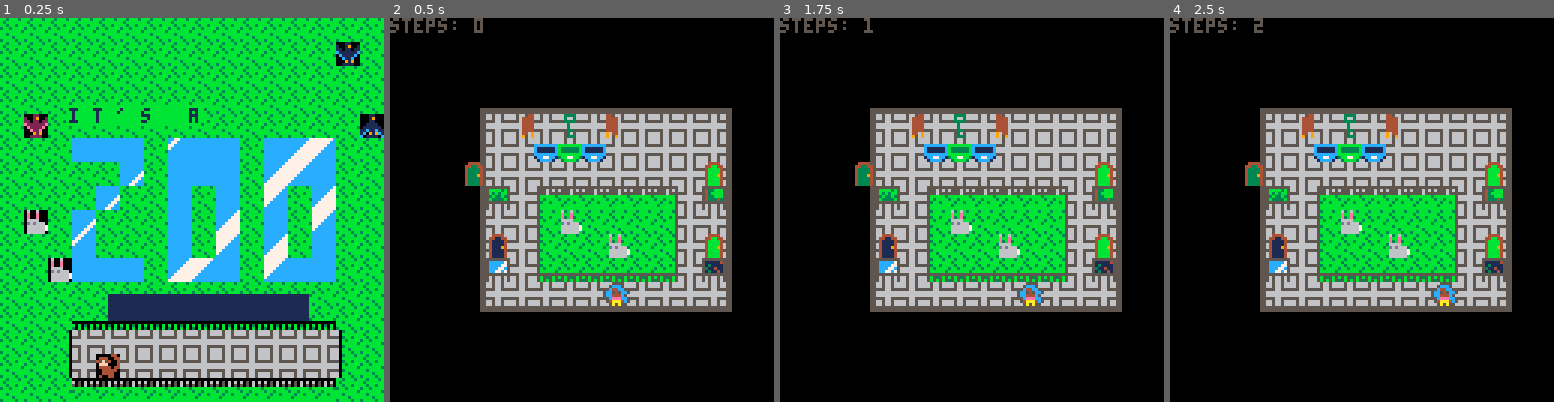
Above: before the commit, frames 1-4 (left to right).
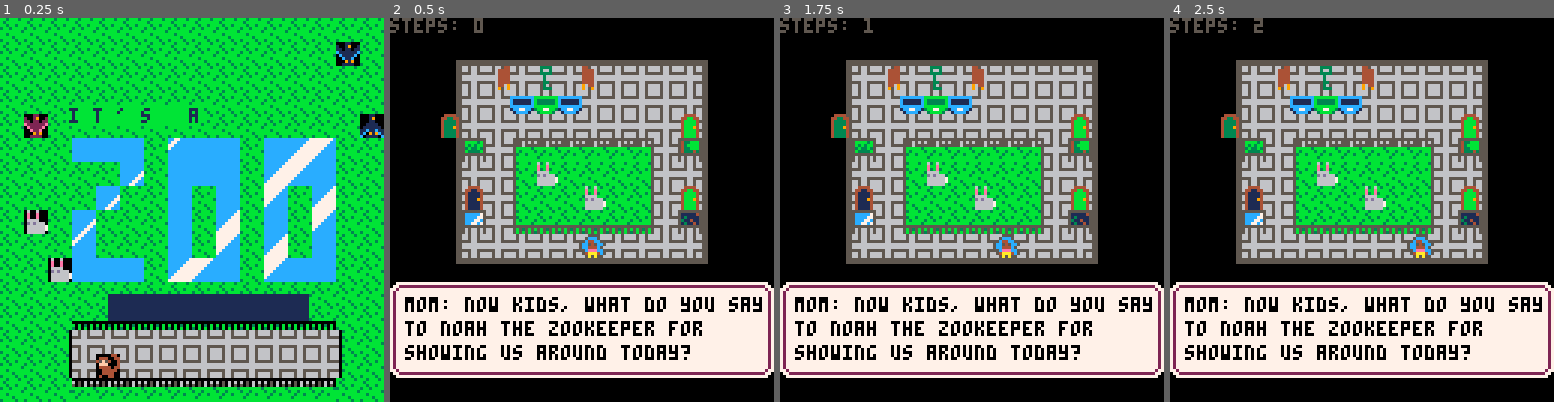
Above: after the commit, the same moments.

Repository: avalkyrie/zoo-game
Game: PICO-8 cartridge zoo.p8
The game is run twice, just before and just after one commit, with the same random seed, the same clock (stepped at 60 frames per second) and the same inputs.
Inputs:
- Up to frame 1 (0.25 s): no input
- Up to frame 2 (0.5 s): tap X (X key) at 0.33 s
- Up to frame 3 (1.75 s): tap O (Z key) at 0.7, 1.7 s; tap X (X key) at 1.07 s; hold Right from 1.6 s (still down)
- Up to frame 4 (2.5 s): tap X (X key) at 1.85 s; release Right at 2.1 s; tap O (Z key) at 2.1 s; hold Up 2.15-2.42 s; hold Right from 2.47 s (still down)

Frame 1 is identical in both runs. In frame 2, 52% of the frame differs, in the area x 0-100%, y 10-94%; in frame 3, 52%; in frame 4, 52%.

Commit message:
Add dialog boxes (no way currently to cancel/advance them).

Diff:
--- a/zoo.p8
+++ b/zoo.p8
@@ -80,6 +80,171 @@
 	ice = 32,
 }
 
+-- dialog boxes
+dialog = {
+	bcorner = 245,
+	bcornerarrow = 244,
+	bside = 246,
+	btop = 247,
+	corner = 248,
+	side = 249,
+	top = 250,
+}
+
+-- this text is synced with a script to a google doc
+text = {
+"birnam zoo will be closing in\n",
+"in 5 min",
+"finally",
+"closing time. i hope you had a\n",
+"great time at the zoo!",
+"mom: now kids, what do you say\n",
+"to noah the zookeeper for\n",
+"showing us around today?",
+"kids: thank you noah!",
+"no problem, see you next time!",
+"----------------",
+"i thought this day would never\n",
+"end! i can finally go home.",
+"----------------",
+"note on door: noah, can you\n",
+"please lock the office when\n",
+"you're done? had to leave early.\n",
+"sorry! exhibits should be locked\n",
+"already! ~karen",
+"of course. perfect.\n",
+"wait, where are my keys? they\n",
+"were on my belt a second ago...",
+"----------------",
+"mackers has them! you stupid\n",
+"monkey, come back here!",
+"----------------",
+"----------------",
+"the key to the west garden! now\n",
+"if i can find mackers...",
+"----------------",
+"----------------",
+"wait! at least he dropped the\n",
+"rainforest key before he left.",
+"----------------",
+"----------------",
+"the key! guess i can go\n",
+"back or mess around here for\n",
+"a bit...",
+"----------------",
+"oh good! mackers come here!",
+"----------------",
+"oh you little *&%$#!",
+"----------------",
+"----------------",
+"----------------",
+"mackers! not the aquarium!\n",
+"can you even swim?",
+"----------------",
+"mackers, when did you learn to\n",
+"scuba dive?",
+"----------------",
+"noah? do you copy? noah?",
+"karen? i'm a bit underwater\n ",
+"at the moment...",
+"you in the aquarium? perfect!\n",
+"the schools of fish passed all",
+"their tests today!",
+"can you make sure they graduate\n",
+"before you leave? thx!",
+"can't it wait till tmrw? karen?",
+"karen?",
+"oh, well, i'm here anyway...",
+"----------------",
+"fish, congratulations on your\n",
+"graduation! i am truly proud...\n",
+"that i get to go home now.",
+"----------------",
+"mackers,there you are!\n",
+"no - don't go into the tundra!\n",
+"you'll freeze...with my keys!",
+"----------------",
+"----------------",
+"stop monkeying around,\n",
+"the ice is slippery!",
+"----------------",
+"i need this day to be over.",
+"where is that %&$# monkey?",
+"noah? are you still at the zoo?",
+"yes, karen. i haven't left yet.\n",
+"i'm just about to leave now-",
+"oh, not yet! please make sure\n",
+"the penguins are ready for the\n",
+"evening before you go. they are\n",
+"in the tundra.",
+"i know where the penguins are,\n",
+"karen. i work here.",
+"great! their bowties are in the\n",
+"tundra too!",
+"bowties? where are these\n",
+"penguins going, the opera?\n",
+"karen?",
+"----------------",
+"penguins looking dapper, great.\n",
+"time to get out of here...wait,\n",
+"where is the door back?",
+"----------------",
+"oh no! how did the fire kitsune\n",
+"get out of the mythical creature\n",
+"enclosure! how am i supposed to\n",
+"reach the door?",
+"karen? karen! are you there?",
+"i'm here! you almost done with\n",
+"those penguins?",
+"i don't have time for this, the\n",
+"fire kitsune is in the tundra\n",
+"and i can't get to the door!",
+"that's all? well, you just need\n",
+"the pearl, the soul of the\n",
+"kitsune, and to find a way to\n",
+"freeze it in order to-",
+"oh, that's it? find the soul of",
+"a kitsune and freeze it?",
+"thanks karen!",
+"----------------",
+"phew! someone else has got to\n",
+"thaw that thing out tomorrow.\n",
+"for now, i'm going home!\n",
+"----------------",
+"----------------",
+"oh now you're tired.\n",
+"are you coming or not mackers?",
+"----------------",
+"finally,home! i get to enjoy\n",
+"the rest of my birthday in\n",
+"peace and quiet!",
+"surprise!\n",
+"happy birthday!",
+"karen? what are you and all the\n",
+"other zookeepers doing here?\n",
+"i thought you left early-",
+"we were getting ready for your\n",
+"party silly. we had to stall!",
+"mackers stealing my keys?",
+"that was us.",
+"the fish and the penguins?",
+"yup. us too!",
+"the fire kitsune?",
+"you sound mad...",
+"get out.",
+"the end",
+"",
+"",
+"",
+"",
+"",
+"",
+"",
+"",
+}
+
+
+
 -- animations: todo: key is 1st sprite, value is max sprite #
 anim = {
 	water1 = 1,
@@ -153,7 +318,7 @@
 	-- config levels
 	if (state.lvl == 1) then
 		-- plaza
-		maprect = {0, 24, 10, 8, 4, 4}
+		maprect = {0, 24, 10, 8, 3, 2}
         player.x = 6
         player.y = 8
 		exit.x = 0
@@ -515,6 +679,66 @@
 		--print("steps: " .. steps .. "  [animal: " .. asteps .. "]")
 		print("steps: " .. steps)
 
+	-- dialog box
+	--drawbox({text[4], text[5]})
+	drawbox({text[6], text[7], text[8]})
+
+
+end
+
+function drawbossbox(sa)
+	drawdialogbox(sa, dialog.bcornerarrow, dialog.bcorner, dialog.bside, dialog.btop)
+end
+
+function drawbox(sa)
+	drawdialogbox(sa, dialog.corner, dialog.corner, dialog.side, dialog.top)
+end
+
+-- Number of lines to fit, special top left corner, regular corner, side, top
+function drawdialogbox(sa, sc, c, s, t)
+	local xmin = 0
+	local xmax = 15
+	local ymax = 14
+	local ymin = ymax - #sa
+
+	for i = xmin, xmax do
+		for j = 0, 15 do
+			local x = i*gridsize
+			local y = j*gridsize
+
+			-- corners
+			if (i==xmin and j==ymin) sprflip(c, x, y, 0)
+			if (i==xmin and j==ymax) sprflip(c, x, y, 2)
+			if (i==xmax and j==ymin) sprflip(c, x, y, 1)
+			if (i==xmax and j==ymax) sprflip(c, x, y, 3)
+
+			-- top and bottom
+			if (i>xmin and i<xmax) then
+				if (j==ymin) sprflip(t, x, y)
+				if (j==ymax) sprflip(t, x, y, 2)
+			end
+
+			-- sides
+			if (j>ymin and j<ymax) then
+				if (i==xmin) sprflip(s, x, y)
+				if (i==xmax) sprflip(s, x, y, 1)
+			end
+		end
+	end
+
+	-- background
+	rectfill(xmin*8+8, ymin*8+8, xmax*8-1, ymax*8-1, 7)
+
+
+	-- text
+	for i=1, #sa do
+		print (sa[i], xmin*8 + 5, ymin*8+8*(i-1) + 5, 0)
+	end
+end
+
+-- draw sprite with flipping, 0 = none, 1 = x, 2 = y, 3 = x+y
+function sprflip(s, x, y, r)
+	spr(s, x, y, 1, 1, r == 1 or r == 3, r == 2 or r == 3)
 end
 
 function animatewater()
@@ -1150,22 +1374,22 @@
 04babb40043a33400433334004cccc40000111000bbb000005555550aa5555aa00555500000000000000000000000000dd0005addd00000d0dddd0d00dddd0dd
 04baab40043aa3400433334004cccc40111151000b5bbbbb05655650056556500056550000000000000000000000000000d00dd000d00dd000d0000d00d0000d
 04bbbb40043333400433334004cccc4011015cc0335b0b0b0555555005555550005555000000000000000000000000000000000d0000000d000d0000000d0000
-0044440000444400004444000044440010011c5553bb000b0aaa00000aaaaaa00000aaa000077700007770000077700000777777777777777777770000000000
-044cc44004411440044224400440044000000cc033000000aa00000000000000000000aa00777770077777000777770007722222222222222222277000000000
-04caac40041aa140042aa2400400004000000c0003000000a00a7777777777777777a00a00777777777777777777770077277777777777777777727700000000
-04cacc40041a1140042a22400400004000000cc033000000a0a777777777777777777a0a07777777777777777777777072777777777777777777772700000000
-04caac40041aa140042aa2400400004000000c000300000000777777777777777777770077777777777777777777777772777777777777777777772700000000
-04cacc40041a1140042a22400400004000000cc03300000000777777777777777777770077777777777777777777777772777777777777777777772700000000
-04caac40041aa140042aa24004000040000000000000000000777777777777777777770067777777777777777777777672777777777777777777772700000000
-04cccc40041111400422224004000040000000000000000000777777777777777777770006777777777777777777776072777777777777777777772700000000
-0011110000cccc000033330000bbbb0000000000770a0aaa00777777777777777777770000777777777777777777770072777777777777777777772700000000
-0010010000c00c000030030000b00b00000000000770000000777777777777777777770007777777777777777777777072777777777777777777772700000000
-0011110000cccc000033330000bbbb00000000000777777700777777777777777777770077777777777777777777777772777777777777777777772700000000
-00010000000c000000030000000b000000000000a077777700777777777777777777770077777777777777777777777772777777777777777777772700000000
-00010000000c000000030000000b00000000000000777777a0a777777777777777777a0a67777777777777777777777672777777777777777777772700000000
-00011000000cc00000033000000bb00000000000a0777777a00a7777777777777777a00a06677777677777767777766077277777777777777777727700000000
-00010000000c000000030000000b000000000000a0777777aa00000000000000000000aa00067776067777606777600007722222222222222222277000000000
-00011100000ccc0000033300000bbb0000000000a07777770aaa00000aaaaaa00000aaa000006660006666000666000000777777777777777777770000000000
+0044440000444400004444000044440010011c5553bb000b00000000000000000000000000000000000000000000000000000000000000000000000000000000
+044cc44004411440044224400440044000000cc03300000000000000000000000000000000000000000000000000000000000000000000000000000000000000
+04caac40041aa140042aa2400400004000000c000300000000000000000000000000000000000000000000000000000000000000000000000000000000000000
+04cacc40041a1140042a22400400004000000cc03300000000000000000000000000000000000000000000000000000000000000000000000000000000000000
+04caac40041aa140042aa2400400004000000c000300000000000000000000000000000000000000000000000000000000000000000000000000000000000000
+04cacc40041a1140042a22400400004000000cc03300000000000000000000000000000000000000000000000000000000000000000000000000000000000000
+04caac40041aa140042aa24004000040000000000000000000000000000000000000000000000000000000000000000000000000000000000000000000000000
+04cccc40041111400422224004000040000000000000000000000000000000000000000000000000000000000000000000000000000000000000000000000000
+0011110000cccc000033330000bbbb00770a0aaa0aaa0000007777770aaaaaa00077777772777777777777770000000000000000000000000000000000000000
+0010010000c00c000030030000b00b0007700000aa000000a0777777000000000772222272777777222222220000000000000000000000000000000000000000
+0011110000cccc000033330000bbbb0007777777a00a7777a0777777777777777727777772777777777777770000000000000000000000000000000000000000
+00010000000c000000030000000b0000a0777777a0a77777a0777777777777777277777772777777777777770000000000000000000000000000000000000000
+00010000000c000000030000000b00000077777700777777a0777777777777777277777772777777777777770000000000000000000000000000000000000000
+00011000000cc00000033000000bb000a077777700777777a0777777777777777277777772777777777777770000000000000000000000000000000000000000
+00010000000c000000030000000b0000a077777700777777a0777777777777777277777772777777777777770000000000000000000000000000000000000000
+00011100000ccc0000033300000bbb00a07777770077777700777777777777777277777772777777777777770000000000000000000000000000000000000000
 __gff__
 0043438000810000000500010100000000818180000001000005010101000000050505050500000000010101808001010000434305050000008080808181010100000000000000000000000000000000000000000000000000000000000000000000000000000000000000000000000000000000000000000000000000404000
 0000000000000000000000000000000000000040404000000000000000000000000000404040000000000000000000000000004040400000000000000000000000000000000000000000000000000000000000000000000000000000000000000000000100000000000000000000000000000000000000000000000000000000
